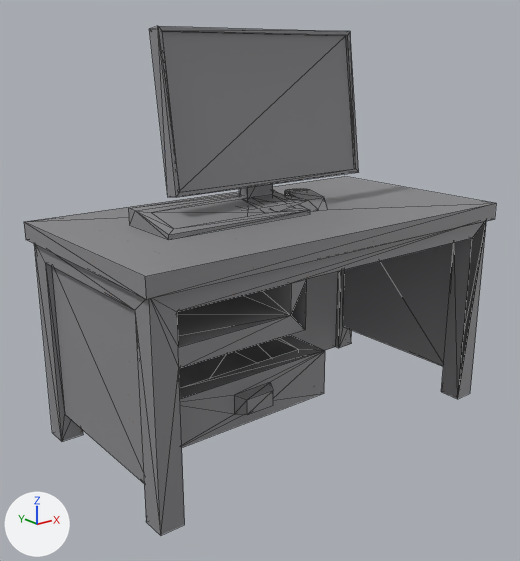
Two versions of the FBX model unity/Assets/Art/BlenderBaked/prop-desk/mesh_prop-desk.fbx, one commit apart.
Rendered twice from a camera (50 mm lens) standing at (-0.665, -1.178, 0.999) and looking at (0.503, 0.282, 0.415). Arrows for +X, +Y and +Z are at lower left; the lights stay in place. The picture after the commit comes second. Mesh edges are drawn as thin lines. Vertices at exactly the same position are counted once.

Names of what the first picture shows: 'mesh_prop-desk'.
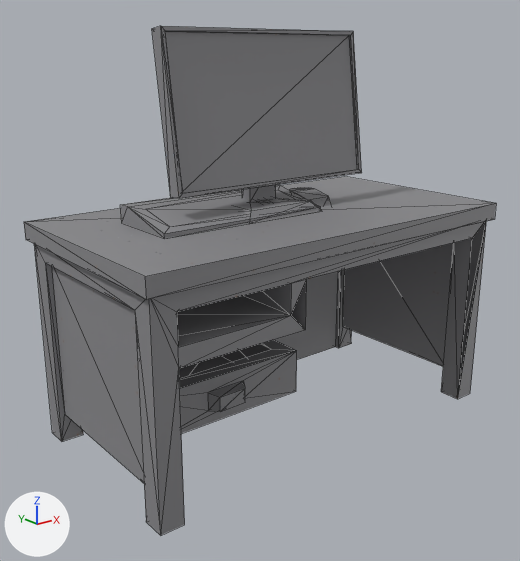
Boxes (x1, y1, x2, y2) around the edits, measured in the pictures (520 x 561 px; the box of a moved part takes in the faces that stretch with it):
part 1 of me_mesh_desk, moved or reshaped
    before: (179, 335, 325, 447)
    after: (179, 340, 297, 434)
part 2 of me_mesh_desk, moved or reshaped
    before: (149, 26, 359, 214)
    after: (152, 26, 362, 223)
part 3 of me_mesh_desk, moved or reshaped
    before: (129, 190, 310, 239)
    after: (121, 185, 320, 238)
part 4 of me_mesh_desk, moved or reshaped
    before: (285, 189, 327, 208)
    after: (290, 188, 331, 207)

Diff of the bpy script that builds the scene:
```diff
--- a/unity/Assets/Art/BlenderBaked/prop-desk/mesh_prop-desk.fbx.py
+++ b/unity/Assets/Art/BlenderBaked/prop-desk/mesh_prop-desk.fbx.py
@@ me_mesh_desk @@
 me_mesh_desk.from_pydata(...)  # 191 vertices, 354 faces; spans x -0.016..1.124, y -0.016..0.59, z 0.0..1.062
 # used by ob_mesh_prop_desk; location = (0.0, 0.0, 0.0)
+# me_mesh_desk part 1: the loose piece of 24 vertices spanning x 0.062..0.536, y 0.026..0.451, z 0.155..0.276 is moved by (0.0, 0.109, -0.036)
+# me_mesh_desk part 2: the loose piece of 38 vertices spanning x 0.244..0.865, y 0.229..0.394, z 0.596..1.062 is moved by (0.0, -0.012, 0.0)
+# me_mesh_desk part 3: the loose piece of 18 vertices spanning x 0.176..0.614, y 0.208..0.391, z 0.595..0.638 is scaled about its middle by 1.12, then moved by (0.023, 0.024, 0.002)
+# me_mesh_desk part 4: the loose piece of 32 vertices spanning x 0.651..0.732, y 0.242..0.381, z 0.591..0.629 is moved by (0.023, 0.006, 0.0)
 me_mesh_desk.materials.append(mat_m_prop_desk)
```
